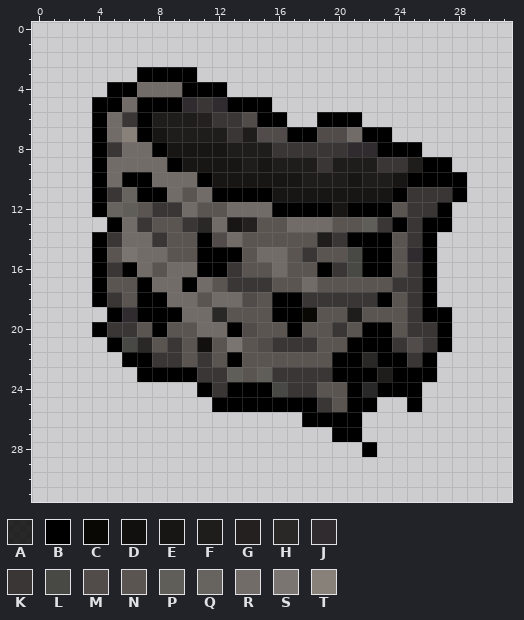
One commit to this pixel-art sprite: Shattered Symbols/resources/gfx/items/collectibles/HoleyPocket.png. Above, as it was before the edit.
The file is 32x32 pixels. Pixels under 10% opacity are left out. Colours within 5 levels of each other are drawn and written as one.
Palette (. is transparent): A #000000cd  B #000000  C #090805  D #12100e  E #181515  F #1f1c1c  G #252020  H #2a2727  J #2f2b2e  K #393635  L #484945  M #514c4a  N #5a5551  P #605e59  Q #67635e  R #726c68  S #7b7572  T #88817a
Pixels before, first column x 4:
 3 ...BBBB..................
 4 .BBRRRBBB................
 5 BBRBBBJKJBBB.............
 6 BRKBFFFGKKMBB..BBB.......
 7 BRTBEFFFFKFMMBBMMRBB.....
 8 BKRRBEEEEFFFKKKKKJJBBB...
 9 BRRRRBEEEEFEFFFKFFFKKFBB.
10 BRBBRRRBEEEEEEFFFEFFEBBBB
11 BKQBBRNRBBBBEEEEEEEEBKKKB
12 BQPNKKRNNRRRBBBBEBBBNKKB.
13 .BRKNNKHREGNNRRRNNPKBKBB.
14 BKRRKNNBMRNNNNNFKBBBNKB..
15 BNSRRNNBBBNRRNKNNLBBNJB..
16 BKBRNRRBBKNNRNNBKLBBNKB..
17 BNNBRRBRNKKKNNRNNNNNKKB..
18 BKNBBRRNRRMNBBKKKKKBNKB..
19 .BJBBBRRHNNNBBCNNFNNNKBB.
20 BKKNBNNRRBMNNBNNKNBBNKKB.
21 .BLHNKNDNSNMKKKNNBBBKMKB.
22 ..BBKKNKNBNNNNNNBBHBBKB..
23 ...BBBBKKPNPKKKKBBBFBBB..
24 .......BKBBBLKKNNBABBB...
25 ........BBBBBBBKNBB..B...
26 ..............BBBB.......
27 ................BB.......
28 ..................B......
New version:
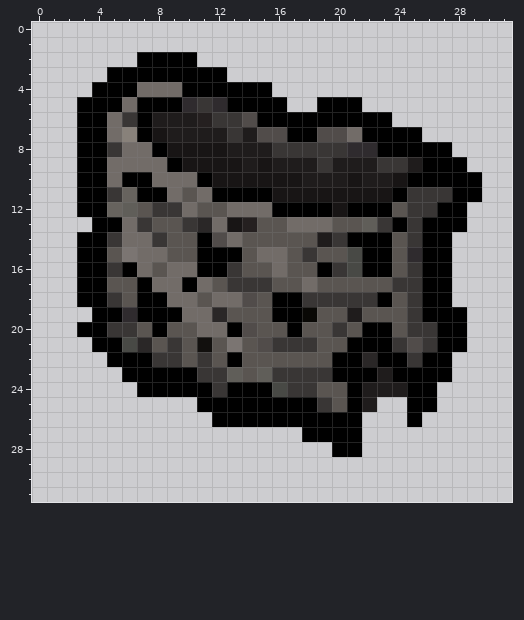
Diff:
Changed rows in their new state; - is an unchanged pixel.
first column x 3:
 2 ----BBBB-------------------
 3 --BB----BB-----------------
 4 -B--------BBB--------------
 5 B------------B--BBB--------
 6 B-------------BB---BB------
 7 B--------------------BB----
 8 B----------------------BB--
 9 B------------------------B-
10 B-------------------------B
11 B-------------------------B
12 B------------------------B-
13 -B-----------------------B-
14 B-----------------------B--
15 B-----------------------B--
16 B-----------------------B--
17 B-----------------------B--
18 B-----------------------B--
19 -B-----------------------B-
20 B------------------------B-
21 -B-----------------------B-
22 --B---------------------B--
23 ---B--------------------B--
24 ----BBBB-----------FFF-B---
25 --------B----------F---B---
26 ---------BBBBBB-------B----
27 ---------------BB----------
28 -----------------BB.-------
Where, in picture pixels (left, top, right, bottom), the same in both pictures:
changed: (77, 52, 482, 457)
